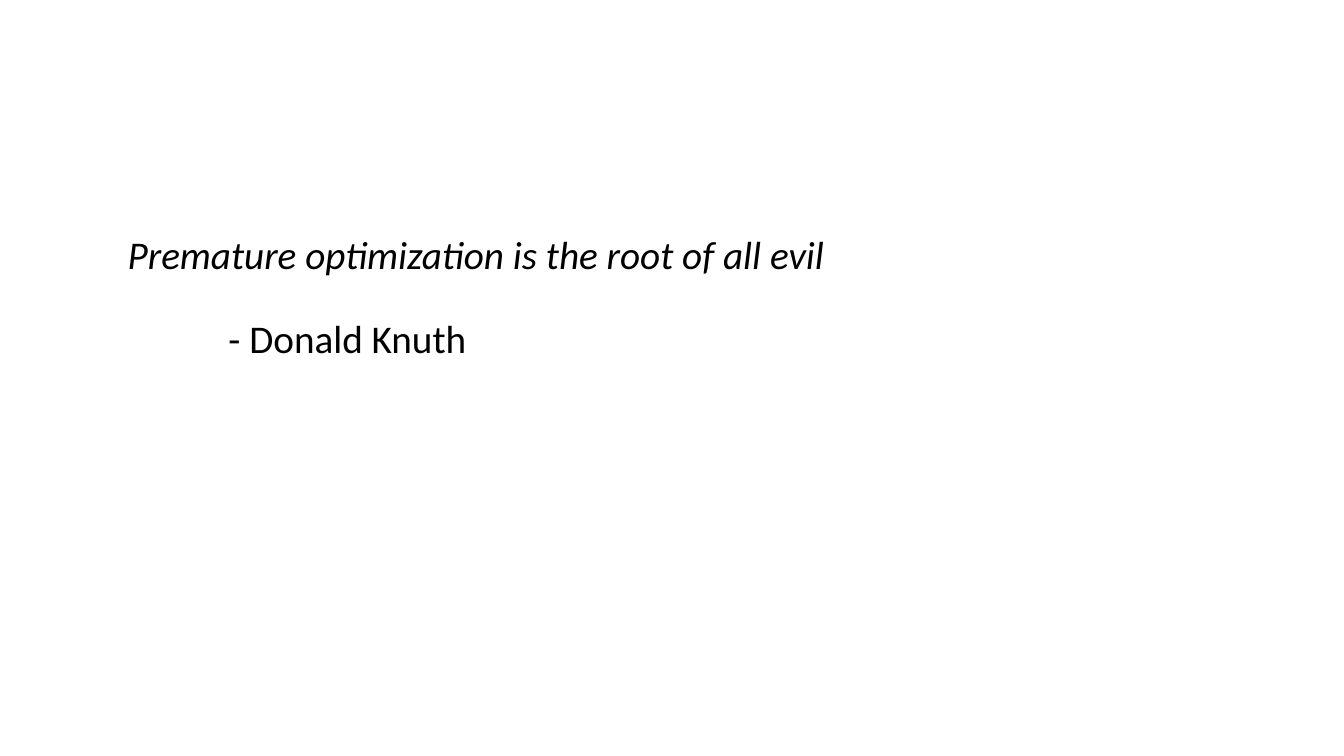
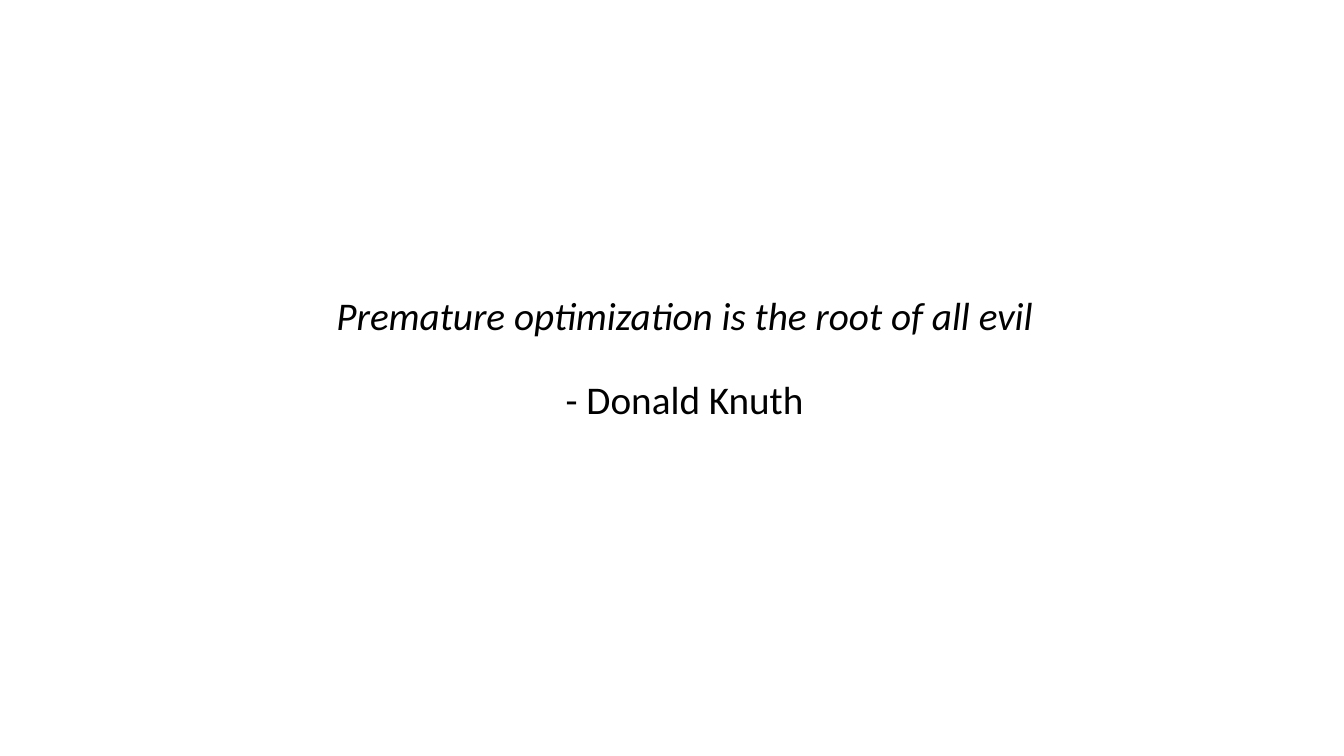
Before and after one commit to aludkiewicz/kodarskolan, a slide deck: slide 10 of Kodarskolan.pptx (slide 9 before the commit). Drawn at 1344x756 pixels with LibreOffice and Linux fonts; fonts in the diff are those of the drawing. Boxes give left, top, right and bottom in pixels: in the first picture for what was removed or moved away, otherwise in the second. Text is boxed around its words. In the diff, an @@ line names an element or a change of style, - is before the commit and + after.

```diff
--- a/Kodarskolan.pptx
+++ b/Kodarskolan.pptx
@@ text "Premature optimization is the root ..." at (336,302,1033,415): alignment left to centre @@
```
Also in this commit, not shown: 7 other slides changed, 10 slides added, 2 slides removed, 1 other file.
